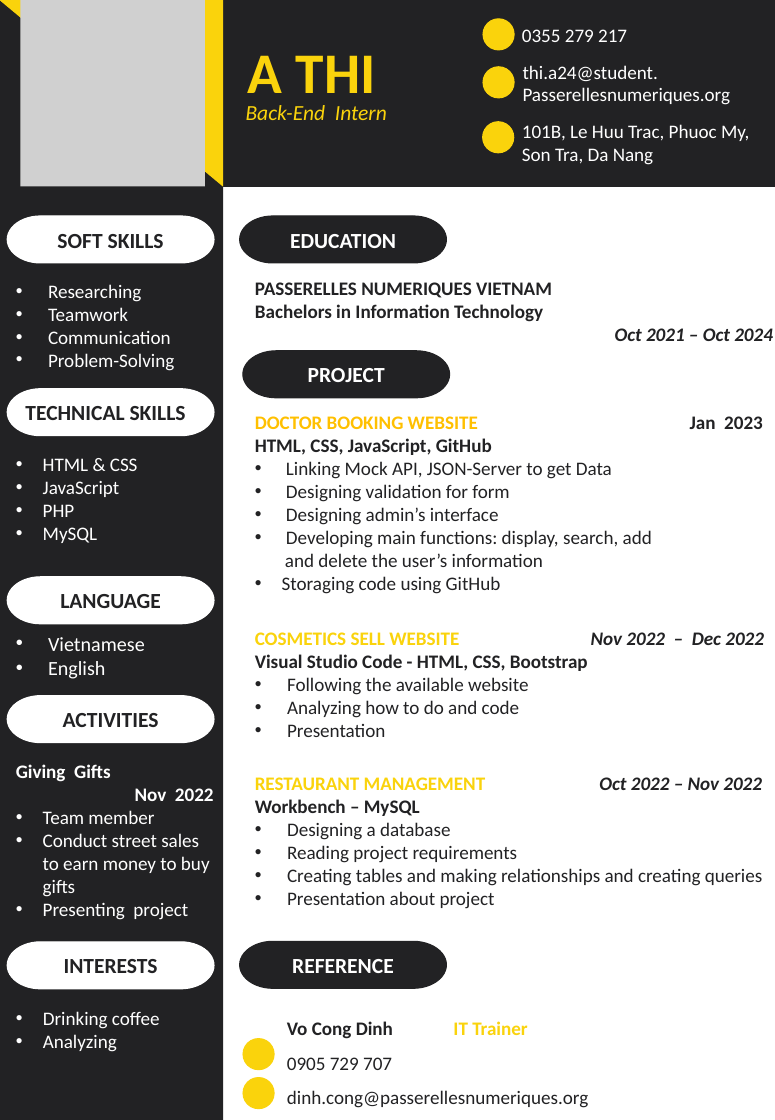
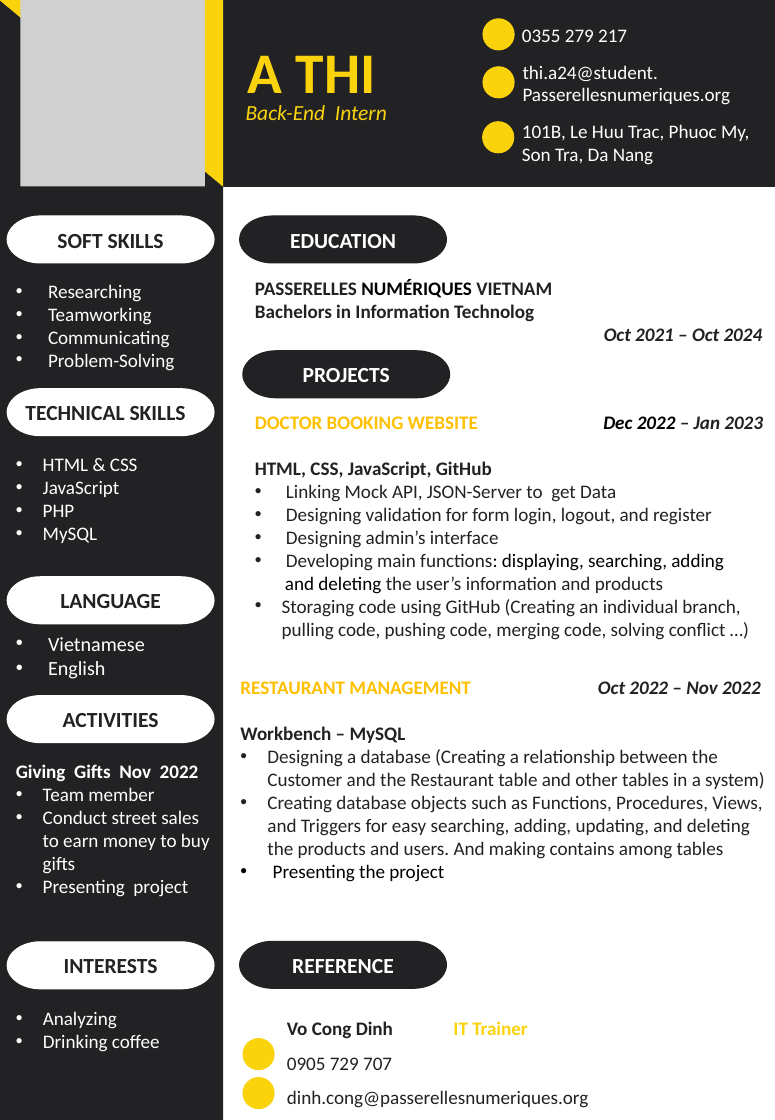
Before and after one commit to thibackend/PLT4, a slide deck: slide 1 of main CV.pptx. Drawn at 775x1120 pixels with LibreOffice and Linux fonts; fonts in the diff are those of the drawing; grey boxes stand for pictures; background and template pictures are left out. Boxes give left, top, right and bottom in pixels: in the first picture for what was removed or moved away, otherwise in the second. Text is boxed around its words. In the diff, an @@ line names an element or a change of style, - is before the commit and + after.

```diff
--- a/main CV.pptx
+++ b/main CV.pptx
@@ text at (x1=255, y1=280, x2=552, y2=322): text changed @@
-PASSERELLES NUMERIQUES VIETNAM
-Bachelors in Information Technology
+PASSERELLES NUMÉRIQUES VIETNAM
+Bachelors in Information Technolog
@@ text at (x1=48, y1=307, x2=170, y2=348): text changed @@
-• Teamwork
-• Communication
+• Teamworking
+• Communicating
@@ text at (x1=604, y1=328, x2=763, y2=341): alignment right to left @@
@@ text in pill shape at (x1=303, y1=368, x2=390, y2=382): text changed @@
-PROJECT
+PROJECTS
@@ text at (x1=255, y1=416, x2=763, y2=429): text changed @@
-DOCTOR BOOKING WEBSITE Jan 2023
+DOCTOR BOOKING WEBSITE Dec 2022 – Jan 2023
@@ text at (x1=286, y1=507, x2=712, y2=525): text changed @@
-• Designing validation for form
+• Designing validation for form login, logout, and register
@@ text at (x1=282, y1=553, x2=740, y2=640): text changed @@
-• Developing main functions: display, search, add
-and delete the user’s information
-• Storaging code using GitHub
+• Developing main functions: displaying, searching, adding
+and deleting the user’s information and products
+• Storaging code using GitHub (Creating an individual branch, pulling code, pushing code, merging code, solving conflict …)
@@ text removed at (x1=255, y1=632, x2=764, y2=737) @@
-COSMETICS SELL WEBSITE Nov 2022 – Dec 2022
-Visual Studio Code - HTML, CSS, Bootstrap
-• Following the available website
-• Analyzing how to do and code
-• Presentation
@@ text "RESTAURANT MANAGEMENT Oct 2022 – ..." moved from (x1=255, y1=777, x2=762, y2=909) to (x1=240, y1=681, x2=765, y2=882) @@
@@ text at (x1=240, y1=681, x2=761, y2=694): text colour #FAD30C to #FFC000 in "RESTAURANT MANAGEMENT" @@
@@ text at (x1=267, y1=749, x2=765, y2=882): text changed @@
-• Designing a database
-• Reading project requirements
-• Creating tables and making relationships and creating queries
-• Presentation about project
+• Designing a database (Creating a relationship between the Customer and the Restaurant table and other tables in a system)
+• Creating database objects such as Functions, Procedures, Views, and Triggers for easy searching, adding, updating, and deleting the products and users. And making contains among tables
+• Presenting the project
@@ text at (x1=16, y1=764, x2=199, y2=782): text changed @@
-Giving Gifts
-Nov 2022
+Giving Gifts Nov 2022
@@ text at (x1=43, y1=1011, x2=117, y2=1029): paragraph added @@
+• Analyzing
@@ text at (x1=43, y1=1034, x2=117, y2=1052): paragraph removed @@
-• Analyzing
```
Also in this commit, not shown: 2 other files.
